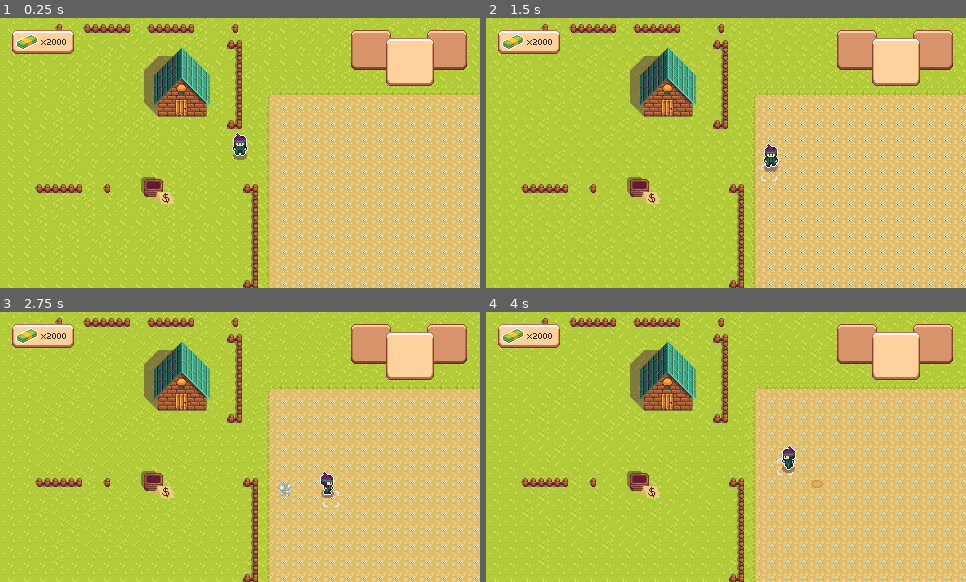
Above: before the commit, frames 1-4 (two rows, left to right).
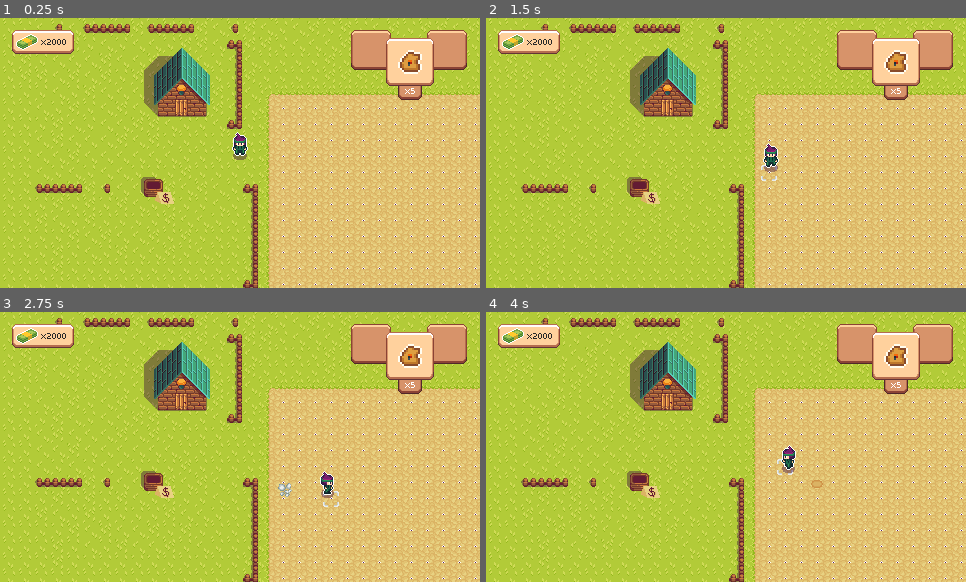
Above: after the commit, the same moments.

Repository: Jukaio/GGJ2024
Game: Godot game, scene res://scenes/entry_point.tscn
The game is run twice, just before and just after one commit, with the same random seed, the same clock (stepped at 60 frames per second) and the same inputs.
Inputs:
- Up to frame 1 (0.25 s): no input
- Up to frame 2 (1.5 s): tap Enter at 0.5 s; hold D (right) 0.53-1.28 s; tap Space (interact) at 0.6 s; hold S (down) from 1.28 s (still down); tap E (inv_next) at 1.35 s
- Up to frame 3 (2.75 s): release S (down) at 2.03 s; hold D (right) from 2.03 s (still down); tap Q (inv_prev) at 2.1 s
- Up to frame 4 (4 s): release D (right) at 2.78 s; hold W (up) 2.78-3.53 s; tap Space (interact) at 2.85 s; hold A (left) from 3.53 s (still down); tap E (inv_next) at 3.6 s

The runs differ from the first frame. In frame 1, 0.6% of the frame differs, in the area x 82-88%, y 11-31%; in frame 2, 0.6%; in frame 3, 0.6%; in frame 4, 0.6%.

Commit message:
dASd

Diff:
--- a/scripts/UI.gd
+++ b/scripts/UI.gd
@@ -83,6 +83,7 @@
 
 # Called when the node enters the scene tree for the first time.
 func _ready():
+	add_item(0, 5)
 	pass # Replace with function body.
 
 func redraw():
